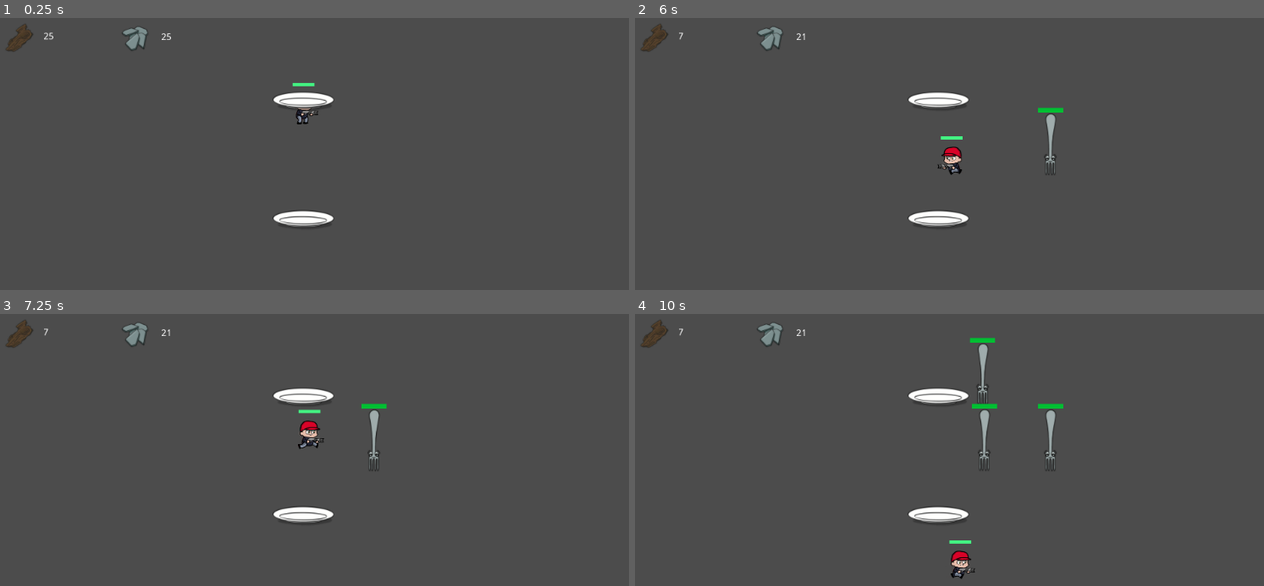
Above: before the commit, frames 1-4 (two rows, left to right).
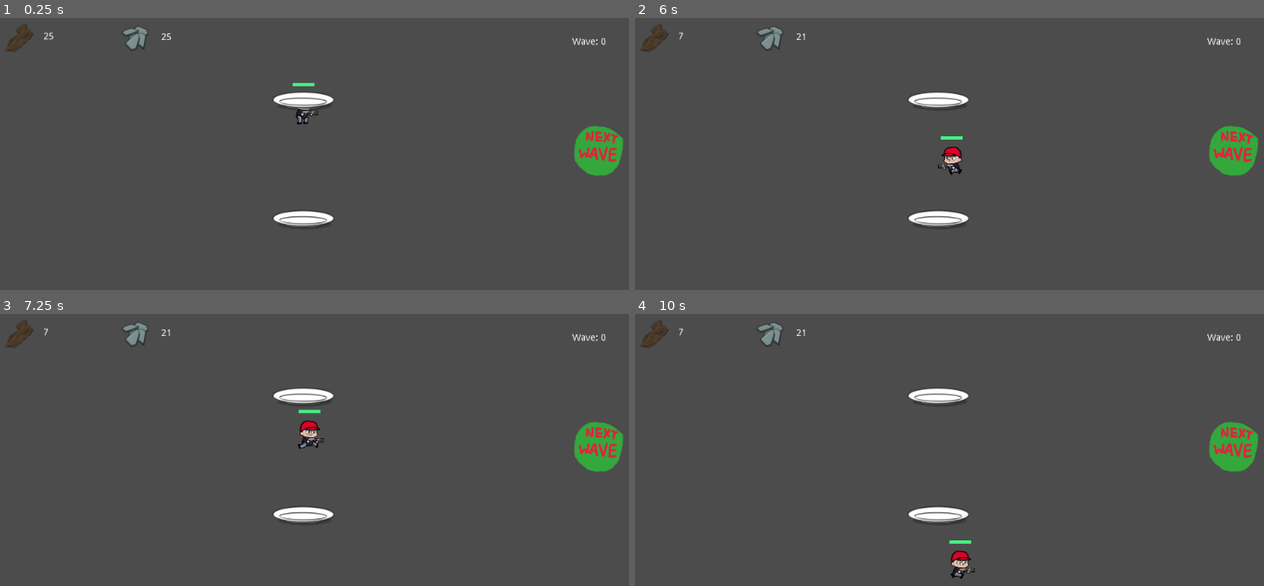
Above: after the commit, the same moments.

Repository: 1501-Intro-To-Game-Design/1501-final-project-2022-the-team-that-is-going-to-kill-thanos
Game: Godot game, scene res://Scenes/LevelScenes/Level.tscn
The game is run twice, just before and just after one commit, with the same random seed, the same clock (stepped at 60 frames per second) and the same inputs. The engine's default icon, where the game draws it, is replaced by a stand-in: a white triangle on a blue panel in a dark square.
Inputs (mouse positions are in pixels of both pictures, inside the frame that each line leads up to):
- Up to frame 1 (0.25 s): no input
- Up to frame 2 (6 s): tap Enter at 0.5 s; drag from (936, 222) to (936, 105) at 0.52 s; drag from (936, 105) to (936, 222) at 1.27 s; move the mouse to (936, 246) at 2.02 s; click (936, 246) at 2.17 s; drag from (936, 208) to (936, 105) at 2.77 s; drag from (936, 129) to (987, 202) at 3.52 s; drag from (936, 88) to (936, 219) at 4.27 s; move the mouse to (987, 202) at 5.02 s; click (987, 202) at 5.17 s; drag from (848, 102) to (936, 222) at 5.77 s
- Up to frame 3 (7.25 s): move the mouse to (465, 477) at 6.52 s; click (465, 477) at 6.67 s
- Up to frame 4 (10 s): drag from (817, 518) to (1006, 439) at 7.27 s; move the mouse to (1018, 411) at 8.02 s; click (1018, 411) at 8.17 s; drag from (918, 577) to (1024, 439) at 8.77 s; move the mouse to (1157, 558) at 9.52 s; click (1157, 558) at 9.67 s

The runs differ from the first frame. In frame 1, 1.2% of the frame differs, in the area x 90-100%, y 7-59%; in frame 2, 1.5%; in frame 3, 1.5%; in frame 4, 2.0%, in the area x 53-100%, y 7-59%.

Commit message:
Add Intermission

Diff:
--- a/Garden Guardians/Scenes/EnemyScenes/MovingEnemies.tscn
+++ b/Garden Guardians/Scenes/EnemyScenes/MovingEnemies.tscn
@@ -17,10 +17,4 @@
 position = Vector2( 512, 300 )
 current = true
 
-[node name="WaveWait" type="Timer" parent="."]
-wait_time = 4.0
-one_shot = true
-autostart = true
-
 [connection signal="timeout" from="EnemySpawn" to="." method="_on_EnemySpawn_timeout"]
-[connection signal="timeout" from="WaveWait" to="." method="_on_WaveWait_timeout"]
--- a/Garden Guardians/Scenes/UI.tscn
+++ b/Garden Guardians/Scenes/UI.tscn
@@ -1,9 +1,13 @@
-[gd_scene load_steps=5 format=2]
+[gd_scene load_steps=7 format=2]
 
 [ext_resource path="res://Sprites/Wood.png" type="Texture" id=1]
 [ext_resource path="res://Scripts/UI.gd" type="Script" id=2]
 [ext_resource path="res://Sprites/Metal.png" type="Texture" id=3]
 [ext_resource path="res://Sounds/Burbs/Foley/GenaricPickup.wav" type="AudioStream" id=4]
+[ext_resource path="res://Sprites/NextRoundButton.png" type="Texture" id=5]
+
+[sub_resource type="CircleShape2D" id=1]
+radius = 63.2471
 
 [node name="UI" type="CanvasLayer"]
 script = ExtResource( 2 )
@@ -45,3 +49,28 @@
 [node name="AudioStreamPlayer2D" type="AudioStreamPlayer2D" parent="."]
 stream = ExtResource( 4 )
 volume_db = 24.0
+
+[node name="NextButton" type="Sprite" parent="."]
+position = Vector2( 936, 222 )
+scale = Vector2( 0.664063, 0.640625 )
+texture = ExtResource( 5 )
+
+[node name="Area2D" type="Area2D" parent="NextButton"]
+
+[node name="CollisionShape2D" type="CollisionShape2D" parent="NextButton/Area2D"]
+position = Vector2( 6.02344, -3.05176e-05 )
+shape = SubResource( 1 )
+
+[node name="Round" type="Label" parent="."]
+margin_left = 900.0
+margin_top = 37.0
+margin_right = 1000.0
+margin_bottom = 77.0
+text = "Wave: 0"
+valign = 1
+__meta__ = {
+"_edit_use_anchors_": false
+}
+
+[connection signal="mouse_entered" from="NextButton/Area2D" to="." method="_on_Area2D_mouse_entered"]
+[connection signal="mouse_exited" from="NextButton/Area2D" to="." method="_on_Area2D_mouse_exited"]
--- a/Garden Guardians/Scripts/MovingEnemies.gd
+++ b/Garden Guardians/Scripts/MovingEnemies.gd
@@ -13,18 +13,19 @@
 
 # Called when the node enters the scene tree for the first time.
 func _ready():
-	pass
+	$"/root/ui".connect("nextRoundGo", self, "_on_nextRoundGo")
 
 # Called every frame. 'delta' is the elapsed time since the previous frame.
 func _process(delta):
 	updateEnemyLocation(delta)
 	if enemys.size() <= 0 and inProgres:
 		inProgres = false
-		$WaveWait.start()
 		$EnemySpawn.stop()
+		$"/root/ui".waveEnd()
 
 func start_wave():
 	dP = (wave*5) +15 #can revise this later
+	$"/root/ui".updateRound(wave)
 	rng.randomize()
 	while dP > 0: #picks a random unit, removes its danger point value from this waves allowence, then adds it to enemytospawnlist
 		var value = rng.randf_range(0,importEnemyScene.size())
@@ -60,8 +61,7 @@
 			i[1].addToOffset(i[0].current_speed * delta)
 			i[0].position = i[1].getPathLocation()
 
-
-
-func _on_WaveWait_timeout():
+func _on_nextRoundGo():
+	$"/root/ui".waveInProgress()
 	wave += 1
 	start_wave()
--- a/Garden Guardians/Scripts/UI.gd
+++ b/Garden Guardians/Scripts/UI.gd
@@ -4,6 +4,8 @@
 var wood = -1
 var metal = -1
 
+var hovering = false
+signal nextRoundGo
 
 func _ready():
 	#FOR TESTING
@@ -24,3 +26,27 @@
 func update():
 	$WLabel.text = str(wood)
 	$MLabel.text = str(metal)
+
+
+func _on_Area2D_mouse_entered():
+	hovering = true
+
+
+func _on_Area2D_mouse_exited():
+	hovering = false
+
+func _input(event):
+	if event is InputEventMouseButton:
+		if event.button_index == BUTTON_LEFT:
+			if event.pressed:
+				if hovering:
+					emit_signal("nextRoundGo")
+
+func waveInProgress():
+	$NextButton.visible = false
+
+func waveEnd():
+	$NextButton.visible = true
+
+func updateRound(roundNum):
+	$Round.text = "Wave: " + String(roundNum)
--- a/Garden Guardians/Scripts/Unit.gd
+++ b/Garden Guardians/Scripts/Unit.gd
@@ -56,13 +56,14 @@
 
 func checkInCombat():
 	if inCombat:
-		if "Player" in target.get_groups():
-			if not target.alive:
-				on_combat_end()
+		if is_instance_valid(target):
+			if "Player" in target.get_groups():
+				if not target.alive:
+					on_combat_end()
+				else:
+					current_speed = 0
 			else:
 				current_speed = 0
-		elif is_instance_valid(target):
-			current_speed = 0
 		else:
 			on_combat_end()
 	else:
Binary file added: Garden Guardians/Sprites/NextRoundButton.png
Not shown, added: Garden Guardians/Sprites/NextRoundButton.png.import
